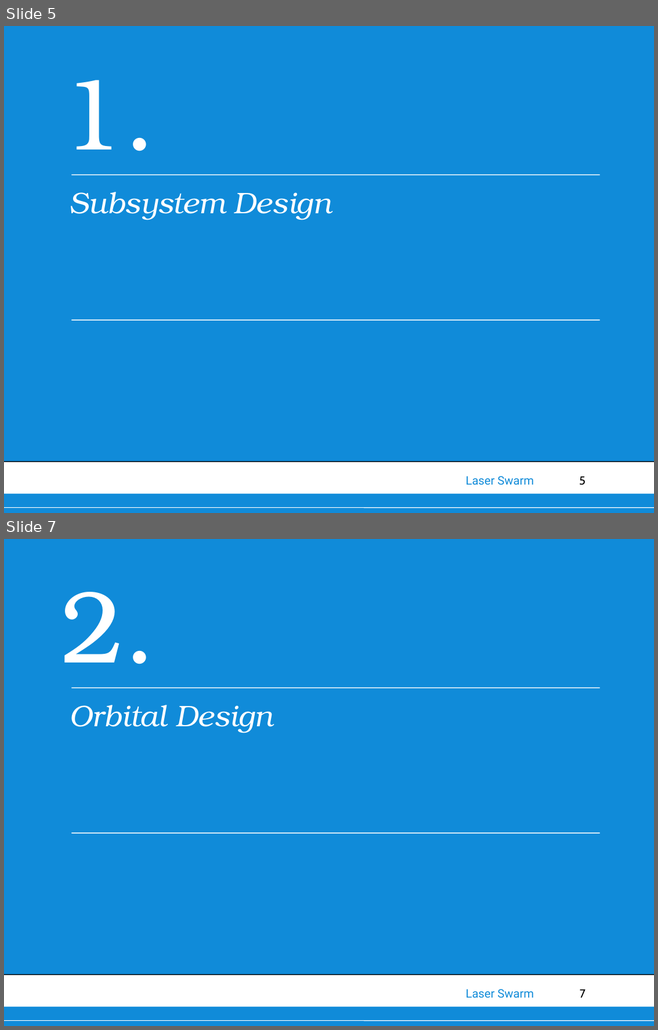
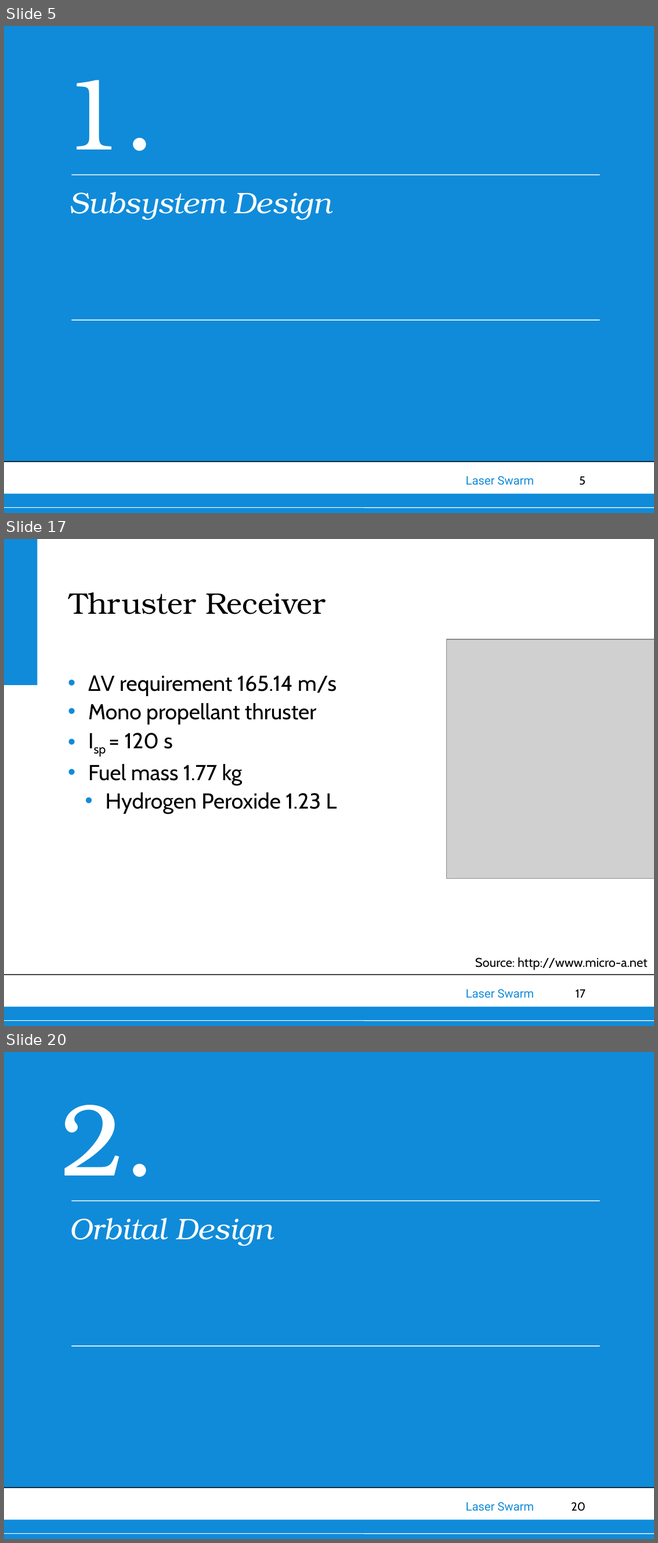
Before and after one commit to thewisenerd/laser-swarm, a slide deck: finalPresentation/FinalPresentation.ppt. Shown one above the other, each under a label of ours: slides 5 and 7 before the commit, slides 5, 17 and 20 after it; the slides between them are not shown. The pictures are 658x1030 and 658x1543 pixels, drawn with LibreOffice and Linux fonts; fonts in the diff are those of the drawing; grey boxes stand for pictures; background and template pictures are left out. Boxes give left, top, right and bottom in pixels: in the first picture for what was removed or moved away, otherwise in the second. Text is boxed around its words. In the diff, an @@ line names an element or a change of style, - is before the commit and + after.

```diff
--- a/finalPresentation/FinalPresentation.ppt
+++ b/finalPresentation/FinalPresentation.ppt
@@ slide 17 added at [4,539,654,1026], background #FFFFFF; not listed: 6 template elements that a slide beside it also shows @@
@@ title added at [69,592,325,614], 33 pt, text #000000 @@
+Thruster Receiver
@@ picture added at [447,640,654,879] @@
@@ text added at [88,675,337,814], 24 pt, text #000000 @@
+• ΔV requirement 165.14 m/s
+• Mono propellant thruster
+• Isp = 120 s
+• Fuel mass 1.77 kg
+  • Hydrogen Peroxide 1.23 L
@@ text added at [475,957,647,971], 14 pt, text #000000 @@
+Source: http://www.micro-a.net
@@ what was slide 7 is now slide 20 @@
@@ page number at [571,1502,585,1511]: text changed @@
-7
+20
```
Also in this commit, not shown: 7 slides changed, 15 other slides added, 1 slide removed.
